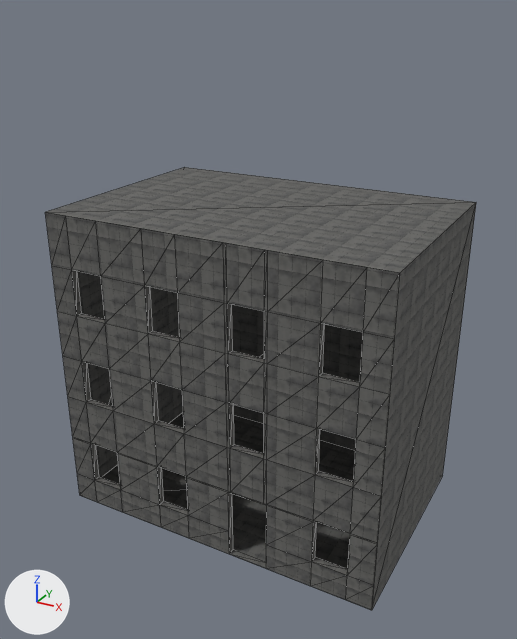
One commit to the OBJ model resources/blender/zombie_street/Street_BlockL4.obj: the scene before it, then after it.
Rendered twice from a 50 mm lens placed at (10.34, -15.52, 15.76), pointed at (-0.02, 3.3, 6.35). Arrows for +X, +Y and +Z are at lower left; the lights stay in place. The picture after the commit comes second. Mesh edges are drawn as thin lines. Where no turn or scale is listed for an object, it has been applied to the vertices.

Names of what the first picture shows: 'Street_BlockL4'.
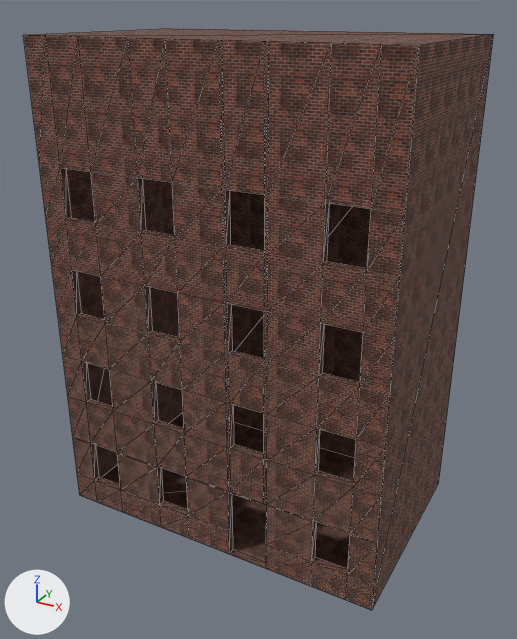
Pixel boxes [x1, y1, x2, y2] of what changed, in the pictures (517 x 639 px):
'Street_BlockL4', reshaped (9% wider, 31% taller)
    before: [45, 167, 476, 610]
    after: [23, 28, 494, 610]
part 1 of me_street_blockl4, built on
    before: [45, 167, 476, 609]
    after: [23, 28, 494, 609]
part 2 of me_street_blockl4, surface changed
    both: [102, 413, 355, 569]
part 3 of me_street_blockl4, recoloured
    both: [52, 266, 395, 610]

Patch to the scene script:
```diff
--- a/resources/blender/zombie_street/Street_BlockL4.obj.py
+++ b/resources/blender/zombie_street/Street_BlockL4.obj.py
@@ img_brickwall_png @@
+img_brickwall_png = load_image('BrickWall.png', 'BrickWall.png', 1024, 1024, 'sRGB')
@@ mat_wallbrick @@
+mat_wallbrick = principled_material('WallBrick')
+mat_wallbrick.texture = img_brickwall_png
+mat_wallbrick.roughness = 0.95
@@ me_street_blockl4 @@
 # used by ob_street_blockl4; location = (0.0, 0.0, 0.0)
-me_street_blockl4.from_pydata(...)  # 170 vertices, 264 faces; spans x -5.6..5.6, y 0.0..7.5, z -0.52..10.0
+me_street_blockl4.from_pydata(...)  # 210 vertices, 332 faces; spans x -5.6..5.6, y 0.0..7.0, z -0.52..15.0
+# me_street_blockl4 part 1
+# 14 vertices are removed from x -5.6..5.6, y 0.0..7.5, z 10.0
+# 30 faces are deleted
+# 2 vertices move from x -5.6..5.6, y 7.5, z -0.52 to x -5.6..5.6, y 7.0, z -0.52
+# 2 vertices are added at (-5.6, 7.0, 15.0), (5.6, 7.0, 15.0)
+# 12 new vertices lie (0.0, 0.0, 1.6) away from vertices in x -5.6..5.6, y 0.0, z 8.28
+# 12 new vertices lie (0.0, 0.0, 1.55) away from vertices in x -5.6..5.6, y 0.0, z 9.88
+# 16 new vertices lie (0.0, 0.24, 0.0) away from vertices in x -4.78..4.78, y 0.0, z 9.88..11.43
+# 12 new vertices lie (0.0, 0.0, 3.57) away from vertices in x -5.6..5.6, y 0.0, z 11.43
+# 98 new faces join them
+# me_street_blockl4 part 2: 2 kept faces spanning x -5.6..5.6, y 0.0..7.0, z -0.52 get new texture (UV) coordinates
+# me_street_blockl4 part 3: 234 faces spanning x -5.6..5.6, y 0.0..7.0, z -0.52..8.28 switch from mat_wallconcrete (picture img_concretewall_png) to mat_wallbrick (picture img_brickwall_png)
```
